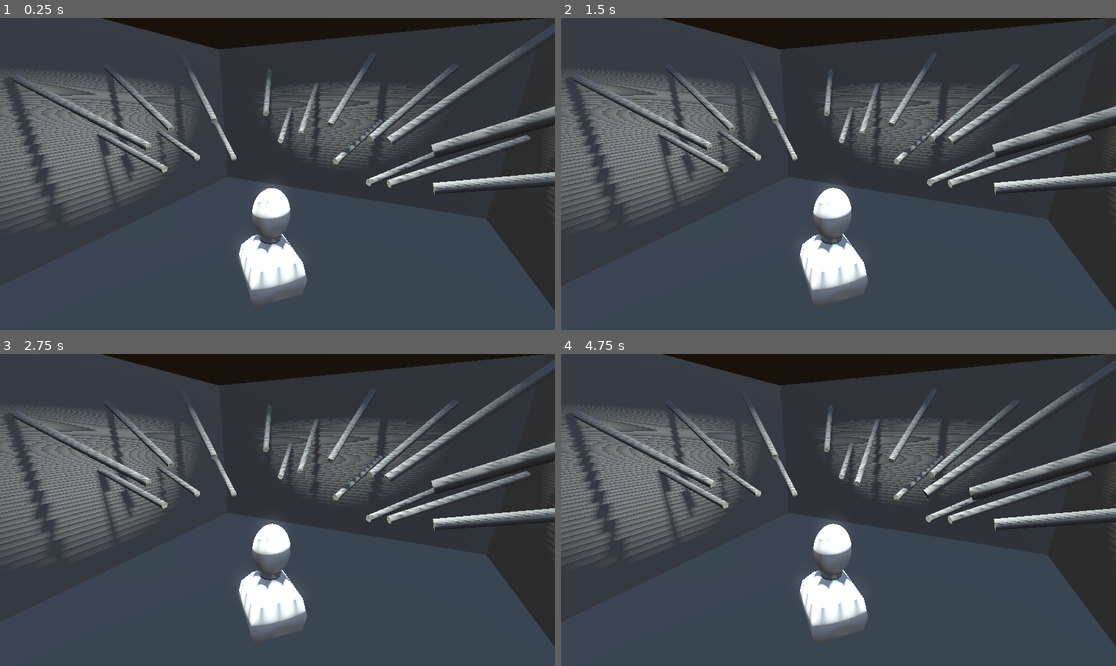
Above: before the commit, frames 1-4 (two rows, left to right).
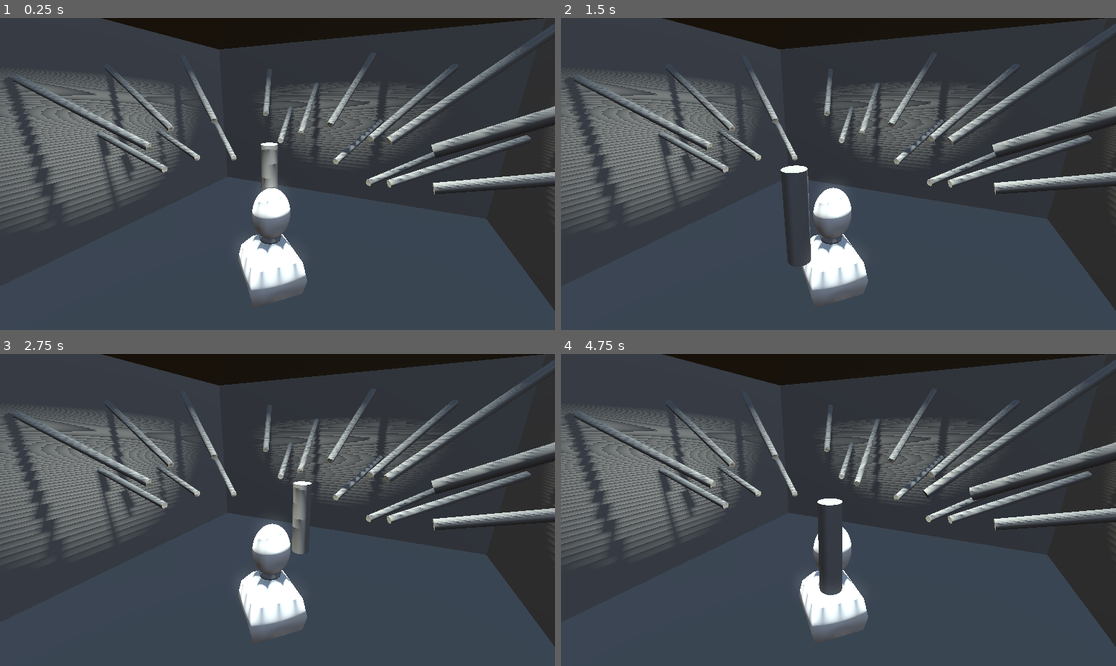
Above: after the commit, the same moments.

Repository: MCasper55/juiceTrain
Game: Godot game, scene res://Scenes/egg_room.tscn
The game is run twice, just before and just after one commit, with the same random seed, the same clock (stepped at 60 frames per second) and the same inputs.
Inputs:
- Up to frame 1 (0.25 s): no input
- Up to frame 2 (1.5 s): tap Space (space) at 0.6, 1.35 s
- Up to frame 3 (2.75 s): tap Space (space) at 2.1 s
- Up to frame 4 (4.75 s): tap Space (space) at 2.85, 3.6, 4.35 s

The runs differ from the first frame. In frame 1, 0.4% of the frame differs, in the area x 46-51%, y 39-56%; in frame 2, 0.6%; in frame 3, 0.5%; in frame 4, 1.0%, in the area x 46-51%, y 46-78%.

Commit message:
added device stopper

Diff:
--- /dev/null
+++ b/newDevicesCannotConnectToTheEgg/Scenes/device_stopper.tscn
@@ -0,0 +1,20 @@
+[gd_scene load_steps=3 format=3 uid="uid://chj0x6tpc5tyv"]
+
+[sub_resource type="CylinderMesh" id="CylinderMesh_pfyra"]
+lightmap_size_hint = Vector2i(9, 12)
+top_radius = 0.25
+bottom_radius = 0.25
+
+[sub_resource type="CylinderShape3D" id="CylinderShape3D_ktm8s"]
+height = 2.8
+radius = 0.956543
+
+[node name="DeviceStopper" type="Node3D"]
+
+[node name="MeshInstance3D" type="MeshInstance3D" parent="."]
+mesh = SubResource("CylinderMesh_pfyra")
+
+[node name="Area3D" type="Area3D" parent="." groups=["stopsDevices"]]
+
+[node name="CollisionShape3D" type="CollisionShape3D" parent="Area3D" groups=["stopsDevices"]]
+shape = SubResource("CylinderShape3D_ktm8s")
--- /dev/null
+++ b/newDevicesCannotConnectToTheEgg/Scenes/egg_room.gd
@@ -0,0 +1,9 @@
+extends Node3D
+
+@onready var devicestopperAnim = $Room/DeviceStopper/AnimationPlayer
+
+func _ready():
+	eggManager.connect("eggCrack", stop)
+
+func stop():
+	devicestopperAnim.pause()
--- a/newDevicesCannotConnectToTheEgg/Scenes/egg_room.tscn
+++ b/newDevicesCannotConnectToTheEgg/Scenes/egg_room.tscn
@@ -1,6 +1,8 @@
-[gd_scene load_steps=9 format=3 uid="uid://bicurmws3yvrj"]
+[gd_scene load_steps=14 format=3 uid="uid://bicurmws3yvrj"]
 
 [ext_resource type="PackedScene" uid="uid://bjqocm1e2a7rm" path="res://Scenes/egg.tscn" id="1_0ovjy"]
+[ext_resource type="PackedScene" uid="uid://chj0x6tpc5tyv" path="res://Scenes/device_stopper.tscn" id="1_4afia"]
+[ext_resource type="Script" uid="uid://b42otttjctfch" path="res://Scenes/egg_room.gd" id="1_ximd7"]
 [ext_resource type="PackedScene" uid="uid://2xlhv5m41m67" path="res://Scenes/robot_arm_anim.tscn" id="2_fesqg"]
 
 [sub_resource type="ProceduralSkyMaterial" id="ProceduralSkyMaterial_s1qvn"]
@@ -30,7 +32,47 @@
 [sub_resource type="StandardMaterial3D" id="StandardMaterial3D_4afia"]
 grow_amount = 1.368
 
+[sub_resource type="Animation" id="Animation_4afia"]
+resource_name = "spin"
+length = 3.0
+loop_mode = 1
+step = 0.05
+tracks/0/type = "value"
+tracks/0/imported = false
+tracks/0/enabled = true
+tracks/0/path = NodePath(".:position")
+tracks/0/interp = 1
+tracks/0/loop_wrap = true
+tracks/0/keys = {
+"times": PackedFloat32Array(0, 0.75, 1.5, 2.25),
+"transitions": PackedFloat32Array(1, 1, 1, 1),
+"update": 0,
+"values": [Vector3(0, -1, 1.5), Vector3(1.5, -1, 0), Vector3(0, -1, -1.5), Vector3(-1.5, -1, 0)]
+}
+
+[sub_resource type="Animation" id="Animation_ximd7"]
+length = 0.001
+tracks/0/type = "value"
+tracks/0/imported = false
+tracks/0/enabled = true
+tracks/0/path = NodePath(".:position")
+tracks/0/interp = 1
+tracks/0/loop_wrap = true
+tracks/0/keys = {
+"times": PackedFloat32Array(0),
+"transitions": PackedFloat32Array(1),
+"update": 0,
+"values": [Vector3(0, -1, 1.5)]
+}
+
+[sub_resource type="AnimationLibrary" id="AnimationLibrary_iy5ji"]
+_data = {
+&"RESET": SubResource("Animation_ximd7"),
+&"spin": SubResource("Animation_4afia")
+}
+
 [node name="EggRoom" type="Node3D"]
+script = ExtResource("1_ximd7")
 
 [node name="World" type="Node3D" parent="."]
 
@@ -93,6 +135,15 @@
 ring_sides = 8
 smooth_faces = false
 
+[node name="DeviceStopper" parent="Room" instance=ExtResource("1_4afia")]
+transform = Transform3D(1, 0, 0, 0, 1, 0, 0, 0, 1, 0, -1, 1.5)
+
+[node name="AnimationPlayer" type="AnimationPlayer" parent="Room/DeviceStopper"]
+libraries = {
+&"": SubResource("AnimationLibrary_iy5ji")
+}
+autoplay = "spin"
+
 [node name="Devices" type="Node3D" parent="."]
 
 [node name="RobotArmAnim" parent="Devices" instance=ExtResource("2_fesqg")]
--- a/newDevicesCannotConnectToTheEgg/Scenes/robot_arm_anim.tscn
+++ b/newDevicesCannotConnectToTheEgg/Scenes/robot_arm_anim.tscn
@@ -38,7 +38,7 @@
 "times": PackedFloat32Array(0),
 "transitions": PackedFloat32Array(1),
 "update": 0,
-"values": [Vector3(0, 1.96747, 0)]
+"values": [Vector3(0, 1, 0)]
 }
 
 [sub_resource type="Animation" id="Animation_1yj20"]
@@ -106,7 +106,7 @@
 }
 
 [node name="Area" type="Area3D" parent="Arm/Cylinder" groups=["CanBreakEgg"]]
-transform = Transform3D(1, 0, 0, 0, 1, 0, 0, 0, 1, 0, 1.96747, 0)
+transform = Transform3D(1, 0, 0, 0, 1, 0, 0, 0, 1, 0, 1, 0)
 
 [node name="CollisionShape3D" type="CollisionShape3D" parent="Arm/Cylinder/Area"]
 shape = SubResource("BoxShape3D_1yj20")
--- a/newDevicesCannotConnectToTheEgg/Scripts/robot_arm_anim.gd
+++ b/newDevicesCannotConnectToTheEgg/Scripts/robot_arm_anim.gd
@@ -7,16 +7,11 @@
 func _ready():
 	anims.speed_scale = 1
 	await get_tree().create_timer(randf_range(1, 8)).timeout
-	if eggManager.someoneConnected == 0:
-		anims.play("extend")
-		eggManager.connect("eggCrack", stop)
+	extend()
 
-
-
-func stop():
+func reverse():
 	if justConnected == 0:
-		anims.speed_scale = 8
-		anims.play_backwards("extend")
+		anims.speed_scale = -8
 
 
 func _on_area_area_entered(area):
@@ -24,3 +19,15 @@
 		justConnected = 1
 		eggManager.someoneConnected = 1
 		anims.pause()
+	if area.is_in_group("stopsDevices"):
+		anims.speed_scale = 8
+		anims.play_backwards("extend")
+		await anims.animation_finished
+		anims.speed_scale = 1
+		await get_tree().create_timer(randf_range(1, 8)).timeout
+		extend()
+
+func extend():
+	if eggManager.someoneConnected == 0:
+		anims.play("extend")
+		eggManager.connect("eggCrack", reverse)
--- a/newDevicesCannotConnectToTheEgg/project.godot
+++ b/newDevicesCannotConnectToTheEgg/project.godot
@@ -25,6 +25,7 @@
 [global_group]
 
 CanBreakEgg=""
+stopsDevices=""
 
 [input]
 
Not shown, added: newDevicesCannotConnectToTheEgg/Scenes/egg_room.gd.uid
